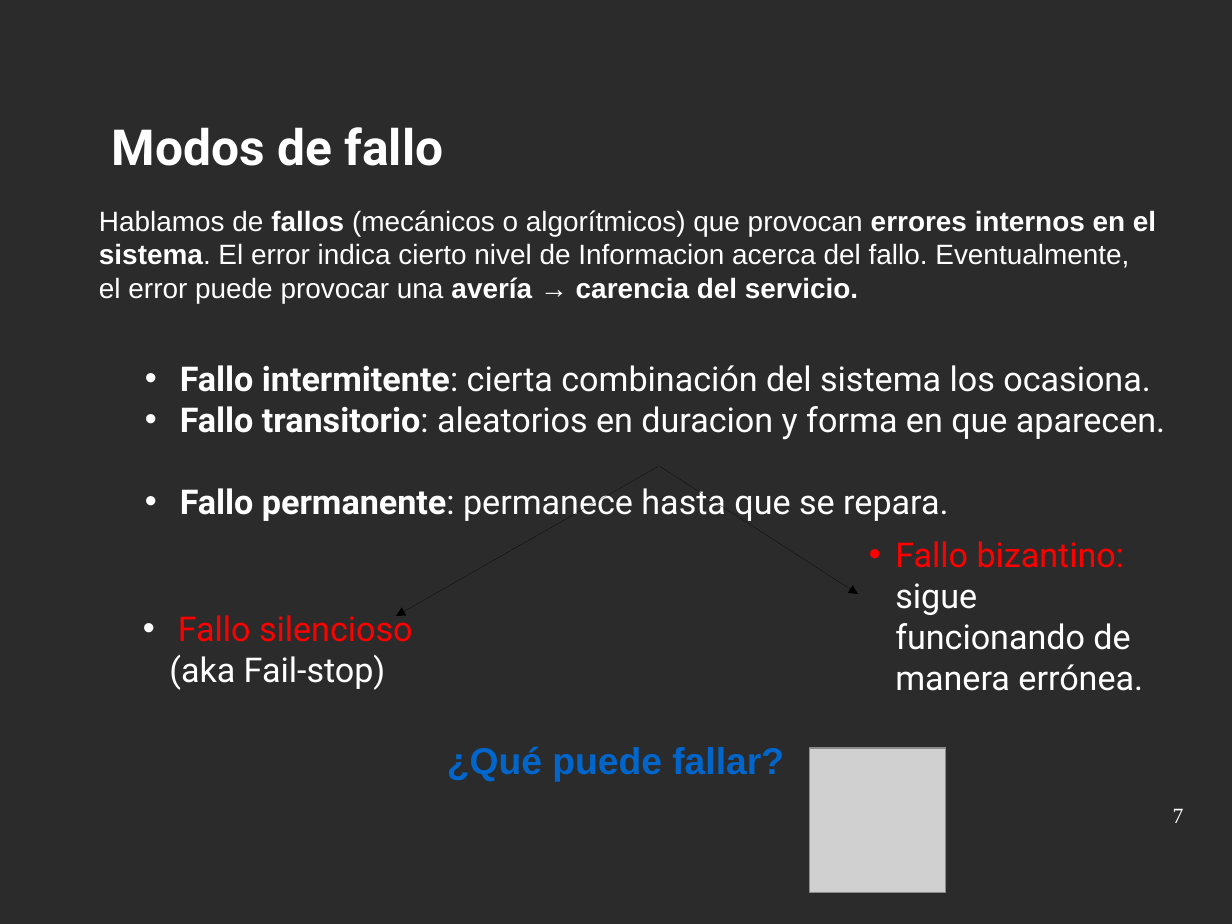
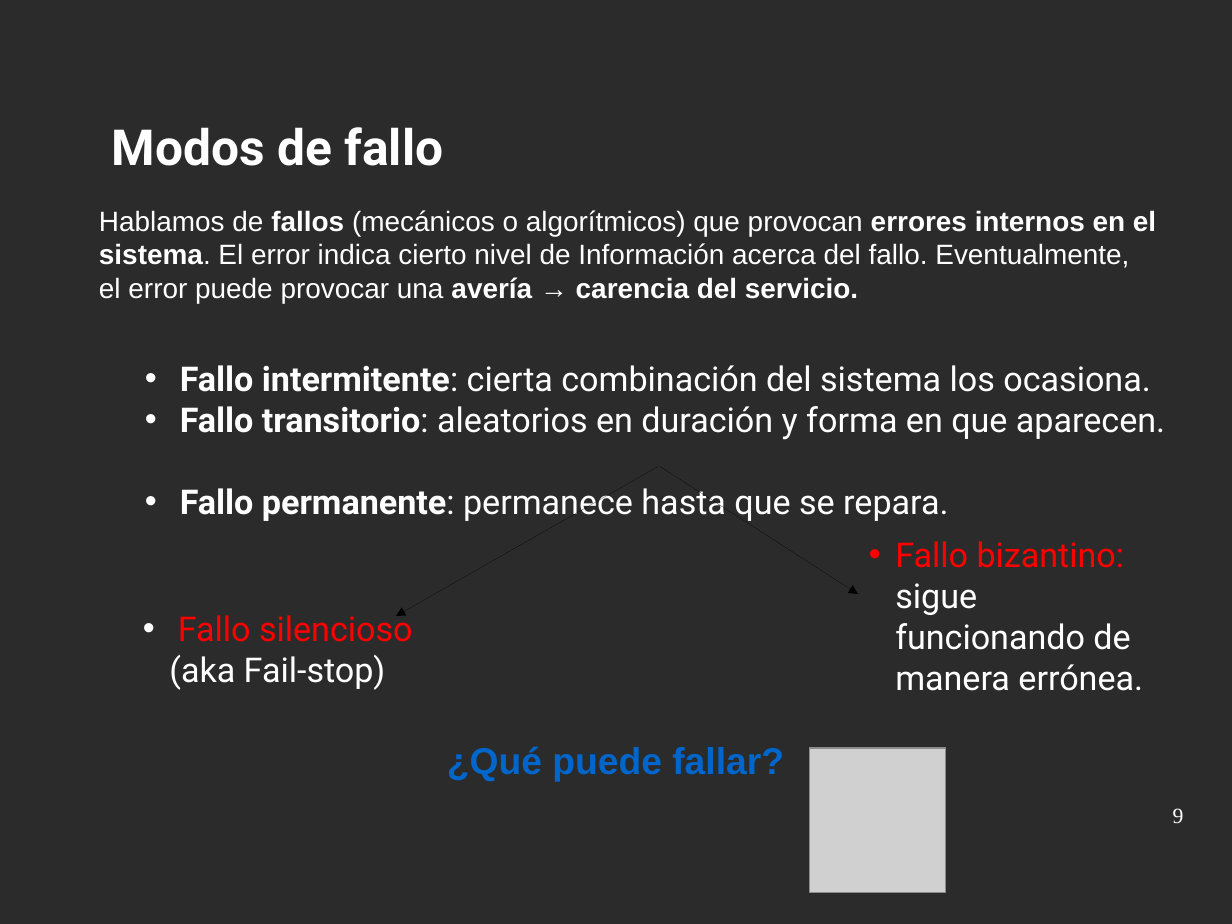
Before and after one commit to niniadcobre/asa, a slide deck: slide 9 of clases/ASA-ha.odp (slide 7 before the commit). Drawn at 1232x924 pixels with LibreOffice and Linux fonts; fonts in the diff are those of the drawing; grey boxes stand for pictures; background and template pictures are left out; a plain dark background stands for a picture behind light text. Boxes give left, top, right and bottom in pixels: in the first picture for what was removed or moved away, otherwise in the second. Text is boxed around its words. In the diff, an @@ line names an element or a change of style, - is before the commit and + after.

```diff
--- a/clases/ASA-ha.odp
+++ b/clases/ASA-ha.odp
@@ text at [99, 210, 1156, 303]: text changed @@
-Hablamos de fallos (mecánicos o algorítmicos) que provocan errores internos en el
-sistema. El error indica cierto nivel de Informacion acerca del fallo. Eventualmente,
-el error puede provocar una avería → carencia del servicio.
+Hablamos de fallos (mecánicos o algorítmicos) que provocan errores internos en el
+sistema. El error indica cierto nivel de Información acerca del fallo. Eventualmente,
+el error puede provocar una avería → carencia del servicio.
@@ text at [180, 406, 1165, 440]: text changed @@
-• Fallo transitorio: aleatorios en duracion y forma en que aparecen.
+• Fallo transitorio: aleatorios en duración y forma en que aparecen.
@@ page number at [1173, 808, 1184, 823]: text changed @@
-7
+9
```
Also in this commit, not shown: 3 other slides changed, 2 slides added, 4 other files.
